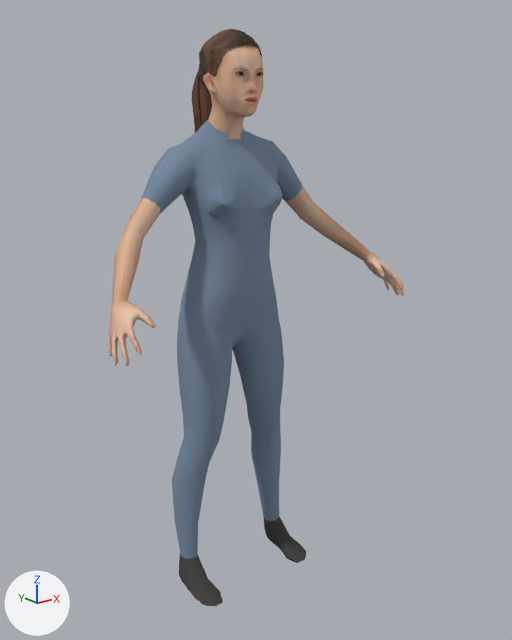
The glTF model priv/models/woman.mid.glb: old version first, new version second.
The view is the same before and after, from a 50 mm camera at (-1.154, -1.594, 1.417) aimed at (0.036, -0.107, 0.823). The axes (+X, +Y, +Z) are drawn at lower left. The lights are the same throughout. The picture after the commit comes second. Vertices at exactly the same position are counted once.

The first picture shows 'woman_mesh'.
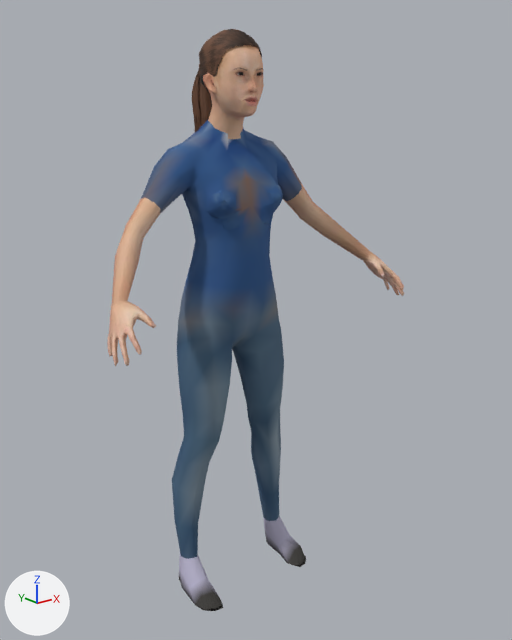
Where the change shows, as pixel boxes (x1, y1, x2, y2) in the pictures (512 x 640 px; the box of a moved part takes in the faces that stretch with it):
'woman_mesh', recoloured, reshaped (darker)
    before: (107, 29, 404, 606)
    after: (107, 29, 404, 611)
part 1 of me_woman_mesh, moved or reshaped
    before: (215, 192, 283, 214)
    after: (212, 190, 283, 215)
part 2 of me_woman_mesh, moved or reshaped
    before: (265, 531, 306, 563)
    after: (265, 531, 306, 567)
part 3 of me_woman_mesh, moved or reshaped
    before: (179, 569, 223, 606)
    after: (179, 569, 223, 611)

Edits to the bpy script that builds the scene:
```text
Change mat_color_female_casualsuit01:
    where n0 = _N.new('ShaderNodeBsdfPrincipled'); n0.name = 'Principled BSDF'
    remove n0.inputs[0].default_value = (0.181, 0.254, 0.356, 1.0)  # 'Base Color', blue #768aa1
    add n2 = _N.new('ShaderNodeVertexColor'); n2.name = 'Color Attribute'
    add _L.new(n2.outputs[0], n0.inputs[0])  # 'Color' to 'Base Color'
Change mat_color_shoes02:
    where n0 = _N.new('ShaderNodeBsdfPrincipled'); n0.name = 'Principled BSDF'
    remove n0.inputs[0].default_value = (0.0482, 0.0452, 0.0409, 1.0)  # 'Base Color', dark grey #3e3c39
    add n2 = _N.new('ShaderNodeVertexColor'); n2.name = 'Color Attribute'
    add _L.new(n2.outputs[0], n0.inputs[0])  # 'Color' to 'Base Color'
Change me_woman_mesh:
    used by ob_woman_mesh; location = (0.0, 0.0, 0.0)
    remove me_woman_mesh.from_pydata(...)  # 5865 vertices, 9622 faces; spans x -0.48..0.48, y -0.3..0.11, z 0.01..1.58
    add me_woman_mesh.from_pydata(...)  # 5865 vertices, 9622 faces; spans x -0.48..0.48, y -0.3..0.11, z 0.0..1.58
    me_woman_mesh part 1: 160 of 5865 vertices moved; they spanned x -0.1..0.1, y -0.15..-0.13, z 1.15..1.17 and now span x -0.11..0.11, y -0.15..-0.13, z 1.14..1.18; mean shift (0.0, 0.0, 0.0); largest move (0.1, -0.14, 1.16) -> (0.1, -0.13, 1.15)
    me_woman_mesh part 2: all 33 vertices in x 0.13..0.21, y -0.19..0.0, z 0.01..0.02 are moved by (0.0, 0.0, -0.02)
    me_woman_mesh part 3: all 33 vertices in x -0.21..-0.13, y -0.19..0.0, z 0.01..0.02 are moved by (0.0, 0.0, -0.02)
    me_woman_mesh part 4: vertex colours changed
```
